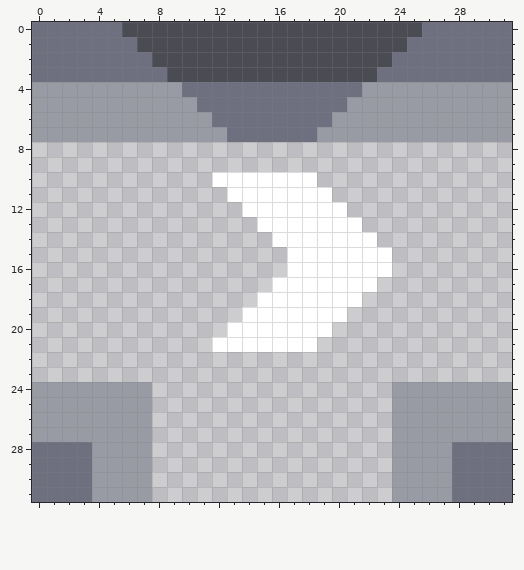
Pixel-art sprite, stored at sprites/blocks/distribution/c01-enclosed-conveyor-top-2.png. The picture above was drawn from the file before the commit.
The file is 32x32 pixels.
Once edited:
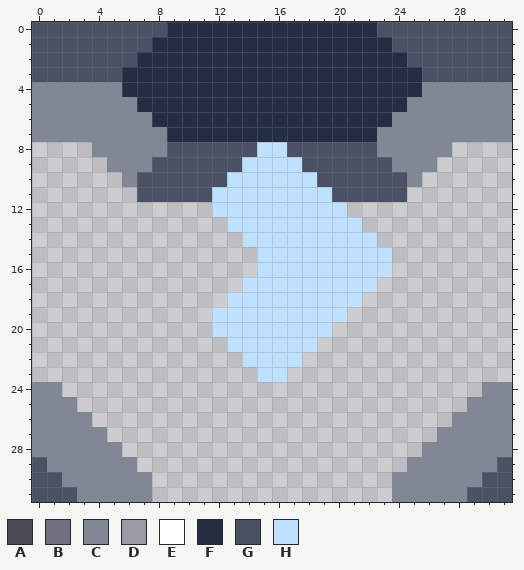
Palette (. is transparent): A #4a4b53  B #6e7080  C #808795  D #989aa4  E #ffffff  F #242d42  G #495163  H #c0e0ff
The exact change:
@@ x 0..31 @@
- 0 BBBBBBAAAAAAAAAAAAAAAAAAAABBBBBB
- 1 BBBBBBBAAAAAAAAAAAAAAAAAABBBBBBB
- 2 BBBBBBBBAAAAAAAAAAAAAAAABBBBBBBB
- 3 BBBBBBBBBAAAAAAAAAAAAAABBBBBBBBB
- 4 DDDDDDDDDDBBBBBBBBBBBBDDDDDDDDDD
- 5 DDDDDDDDDDDBBBBBBBBBBDDDDDDDDDDD
- 6 DDDDDDDDDDDDBBBBBBBBDDDDDDDDDDDD
- 7 DDDDDDDDDDDDDBBBBBBDDDDDDDDDDDDD
- 8 ................................
- 9 ................................
-10 ............EEEEEEE.............
-11 .............EEEEEEE............
-12 ..............EEEEEEE...........
-13 ...............EEEEEEE..........
-14 ................EEEEEEE.........
-15 .................EEEEEEE........
-16 .................EEEEEEE........
-17 ................EEEEEEE.........
-18 ...............EEEEEEE..........
-19 ..............EEEEEEE...........
-20 .............EEEEEEE............
-21 ............EEEEEEE.............
-22 ................................
-23 ................................
-24 DDDDDDDD................DDDDDDDD
-25 DDDDDDDD................DDDDDDDD
-26 DDDDDDDD................DDDDDDDD
-27 DDDDDDDD................DDDDDDDD
-28 BBBBDDDD................DDDDBBBB
-29 BBBBDDDD................DDDDBBBB
-30 BBBBDDDD................DDDDBBBB
-31 BBBBDDDD................DDDDBBBB
+ 0 GGGGGGGGGFFFFFFFFFFFFFFGGGGGGGGG
+ 1 GGGGGGGGFFFFFFFFFFFFFFFFGGGGGGGG
+ 2 GGGGGGGFFFFFFFFFFFFFFFFFFGGGGGGG
+ 3 GGGGGGFFFFFFFFFFFFFFFFFFFFGGGGGG
+ 4 CCCCCCFFFFFFFFFFFFFFFFFFFFCCCCCC
+ 5 CCCCCCCFFFFFFFFFFFFFFFFFFCCCCCCC
+ 6 CCCCCCCCFFFFFFFFFFFFFFFFCCCCCCCC
+ 7 CCCCCCCCCFFFFFFFFFFFFFFCCCCCCCCC
+ 8 ....CCCCCGGGGGGHHGGGGGGCCCCC....
+ 9 .....CCCGGGGGGHHHHGGGGGGCCC.....
+10 ......CGGGGGGHHHHHHGGGGGGC......
+11 .......GGGGGHHHHHHHHGGGGG.......
+12 ............HHHHHHHHH...........
+13 .............HHHHHHHHH..........
+14 ..............HHHHHHHHH.........
+15 ...............HHHHHHHHH........
+16 ...............HHHHHHHHH........
+17 ..............HHHHHHHHH.........
+18 .............HHHHHHHHH..........
+19 ............HHHHHHHHH...........
+20 ............HHHHHHHH............
+21 .............HHHHHH.............
+22 ..............HHHH..............
+23 ...............HH...............
+24 CC............................CC
+25 CCC..........................CCC
+26 CCCC........................CCCC
+27 CCCCC......................CCCCC
+28 CCCCCC....................CCCCCC
+29 GCCCCCC..................CCCCCCG
+30 GGCCCCCC................CCCCCCGG
+31 GGGCCCCC................CCCCCGGG
Boxes around the changes in both pictures, in picture pixels (x1, y1, x2, y2):
changed: (32, 22, 512, 382)
changed: (32, 382, 152, 502)
changed: (392, 382, 512, 502)
